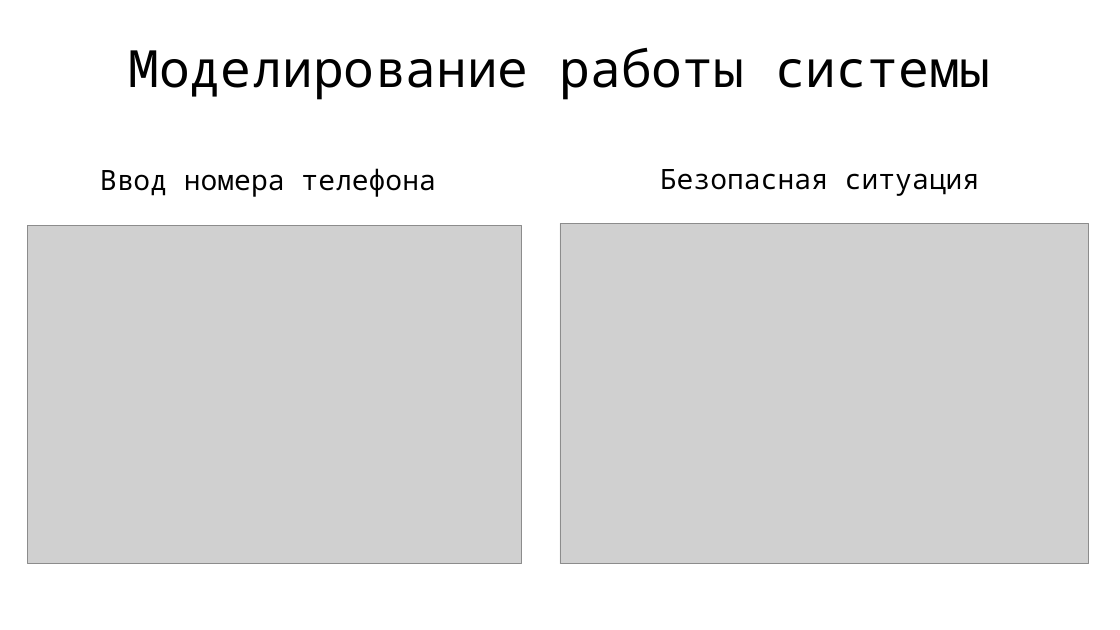
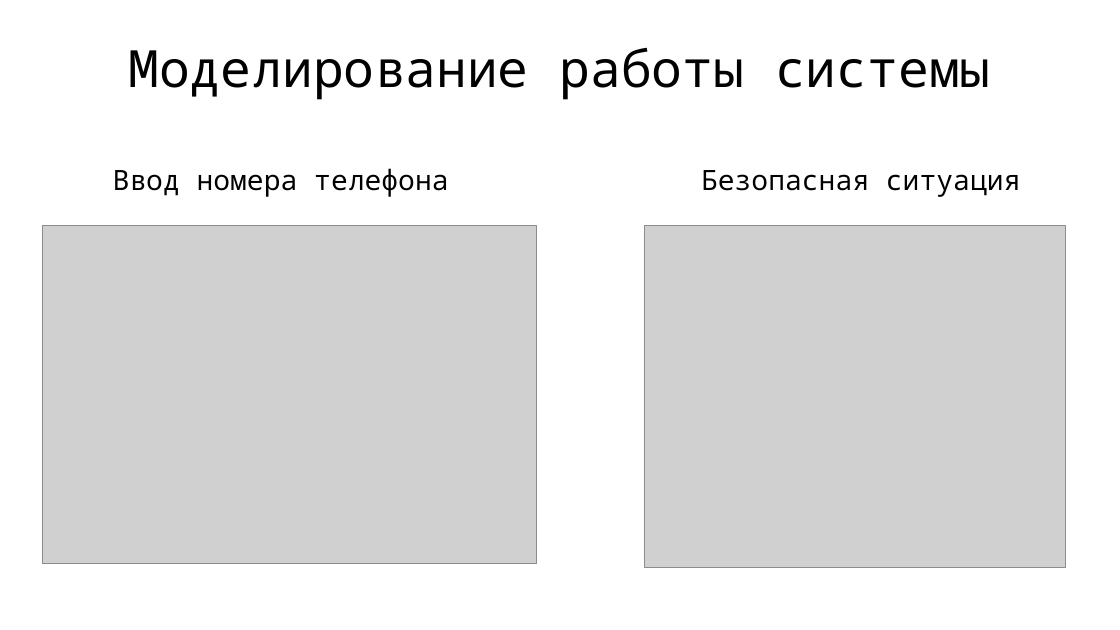
Before and after one commit to SN4NTR/ArduinoSecuritySystem, a slide deck: slide 10 of Final/Presentation.pptx (slide 8 before the commit). Drawn at 1120x630 pixels with LibreOffice and Linux fonts; fonts in the diff are those of the drawing; grey boxes stand for pictures. Boxes give left, top, right and bottom in pixels: in the first picture for what was removed or moved away, otherwise in the second. Text is boxed around its words. In the diff, an @@ line names an element or a change of style, - is before the commit and + after.

```diff
--- a/Final/Presentation.pptx
+++ b/Final/Presentation.pptx
@@ text "Ввод номера телефона": place and size @@
-text "Ввод номера телефона" at bbox=[100, 168, 435, 197]
+text "Ввод номера телефона" at bbox=[113, 168, 448, 197]
@@ text "Безопасная ситуация": place and size @@
-text "Безопасная ситуация" at bbox=[660, 169, 979, 196]
+text "Безопасная ситуация" at bbox=[701, 170, 1020, 197]
@@ picture: place and size @@
-picture at bbox=[28, 225, 522, 564]
+picture at bbox=[42, 225, 536, 564]
@@ picture: place and size @@
-picture at bbox=[560, 223, 1090, 564]
+picture at bbox=[644, 225, 1065, 567]
```
Also in this commit, not shown: 5 other slides changed, 2 slides added, 2 other files.
